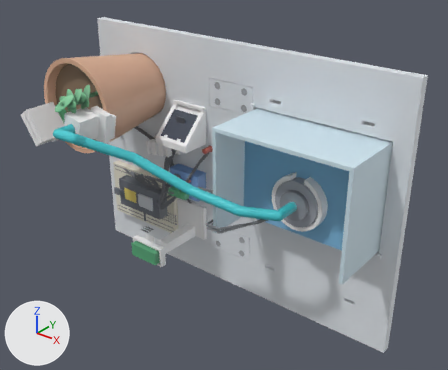
The glTF model outputs/花房3D_整机装配/花房整机示意模型.glb, before and after one commit.
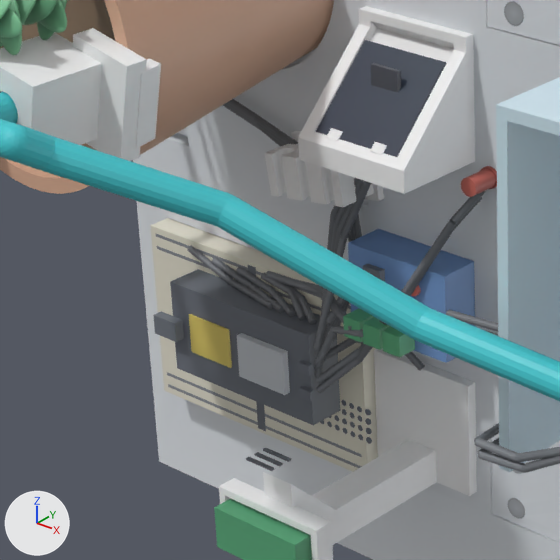
The first picture shows the older version from a camera (50 mm lens) standing at (306.0, -399.0, 229.0) and looking at (21.0, -43.0, 8.0). The close-ups show the older and then the newer version on the part from 16% to 51% of the width and 26% to 70% of the height of that picture. Only the edits that show in the close-ups are written down. The axes (+X, +Y, +Z) are drawn at lower left. The lights are the same throughout. Vertices at exactly the same position are counted once.

The first close-up shows '00_底盘左片', '04_花盆', '14_水箱', '19_水管', '22_水管末端夹', '23_OLED 45°支架', '24_OLED 屏', '27_面包板', '28_ESP32', '29_继电器', '30_DHT11 座', '31_DHT11', '36_ESP32 USB-C', '40_ESP32 屏蔽罩' and 49 more.
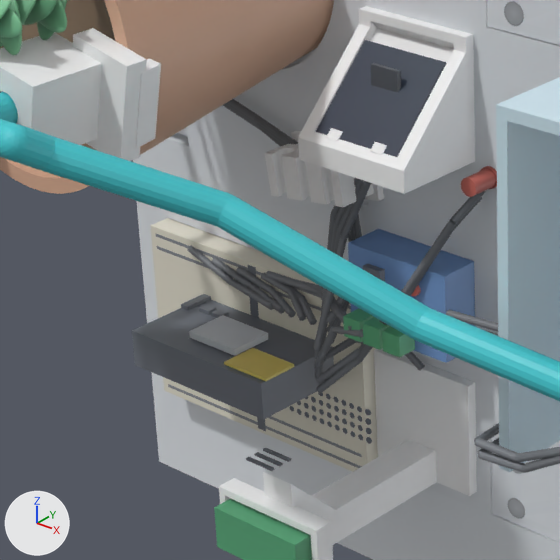
Changed parts and their boxes (x1, y1, x2, y2) in the close-ups (560 x 560 px):
'28_ESP32', moved, rescaled (19% wider, 23% shorter)
    before: (170, 269, 340, 425)
    after: (132, 300, 334, 420)
'40_ESP32 屏蔽罩', moved, rescaled (48% wider, 33% shorter)
    before: (237, 333, 290, 395)
    after: (189, 315, 268, 356)
'36_ESP32 USB-C', moved, rescaled
    before: (153, 311, 184, 342)
    after: (181, 294, 211, 310)

The change in detail:
me_28_esp32 is used by ob_28_esp32; location (0.0, 0.0, 0.0).
me_28_esp32 had 8 vertices, 12 faces and spanned x -127.5..-72.5, y -25.5..-14.5, z -64.0..-36.0.
me_28_esp32 now has 8 vertices, 12 faces and spans x -125.8..-74.2, y -42.5..-14.5, z -55.5..-44.5.
me_28_esp32 part 1: the whole mesh is scaled about its middle by (0.936, 2.55, 0.393), then moved by (0.0, -8.5, 0.0).
me_36_esp32_usb_c is used by ob_36_esp32_usb_c; location (0.0, 0.0, 0.0).
me_36_esp32_usb_c had 8 vertices, 12 faces and spanned x -132.5..-123.5, y -28.5..-25.5, z -53.0..-47.0.
me_36_esp32_usb_c now has 8 vertices, 12 faces and spans x -126.0..-123.0, y -23.5..-14.5, z -56.5..-43.5.
me_36_esp32_usb_c part 2: the whole mesh is scaled about its middle by (0.333, 3, 2.17), then moved by (3.5, 8.0, 0.0).
me_40_esp32_屏蔽罩 is used by ob_40_esp32_屏蔽罩; location (0.0, 0.0, 0.0).
me_40_esp32_屏蔽罩 had 8 vertices, 12 faces and spanned x -99.0..-81.0, y -27.5..-25.5, z -56.5..-43.5.
me_40_esp32_屏蔽罩 now has 8 vertices, 12 faces and spans x -109.0..-91.0, y -36.0..-23.0, z -44.0..-42.0.
me_40_esp32_屏蔽罩 part 3: the whole mesh is scaled about its middle by (1, 6.5, 0.154), then moved by (-10.0, -3.0, 7.0).
